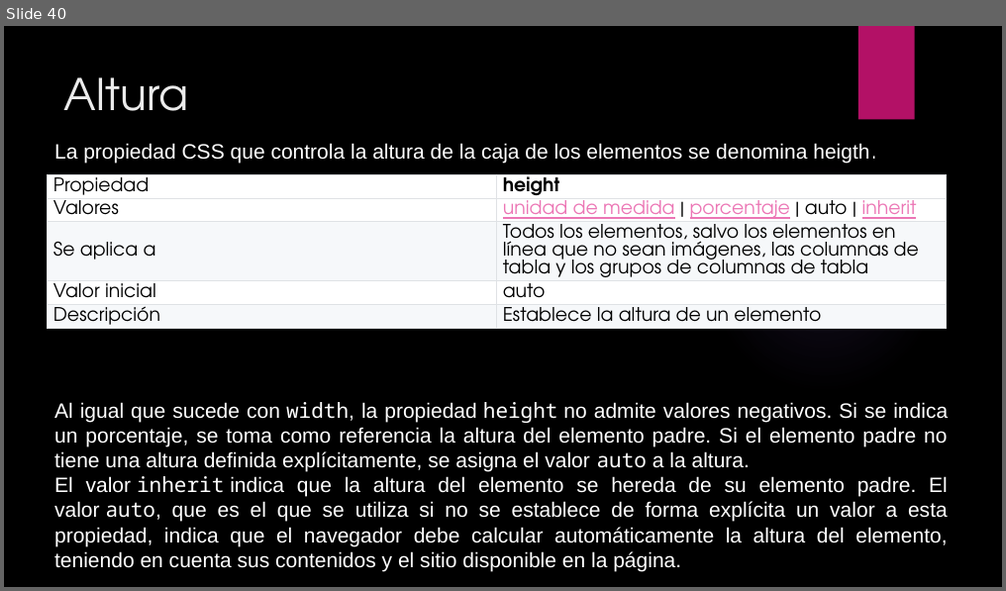
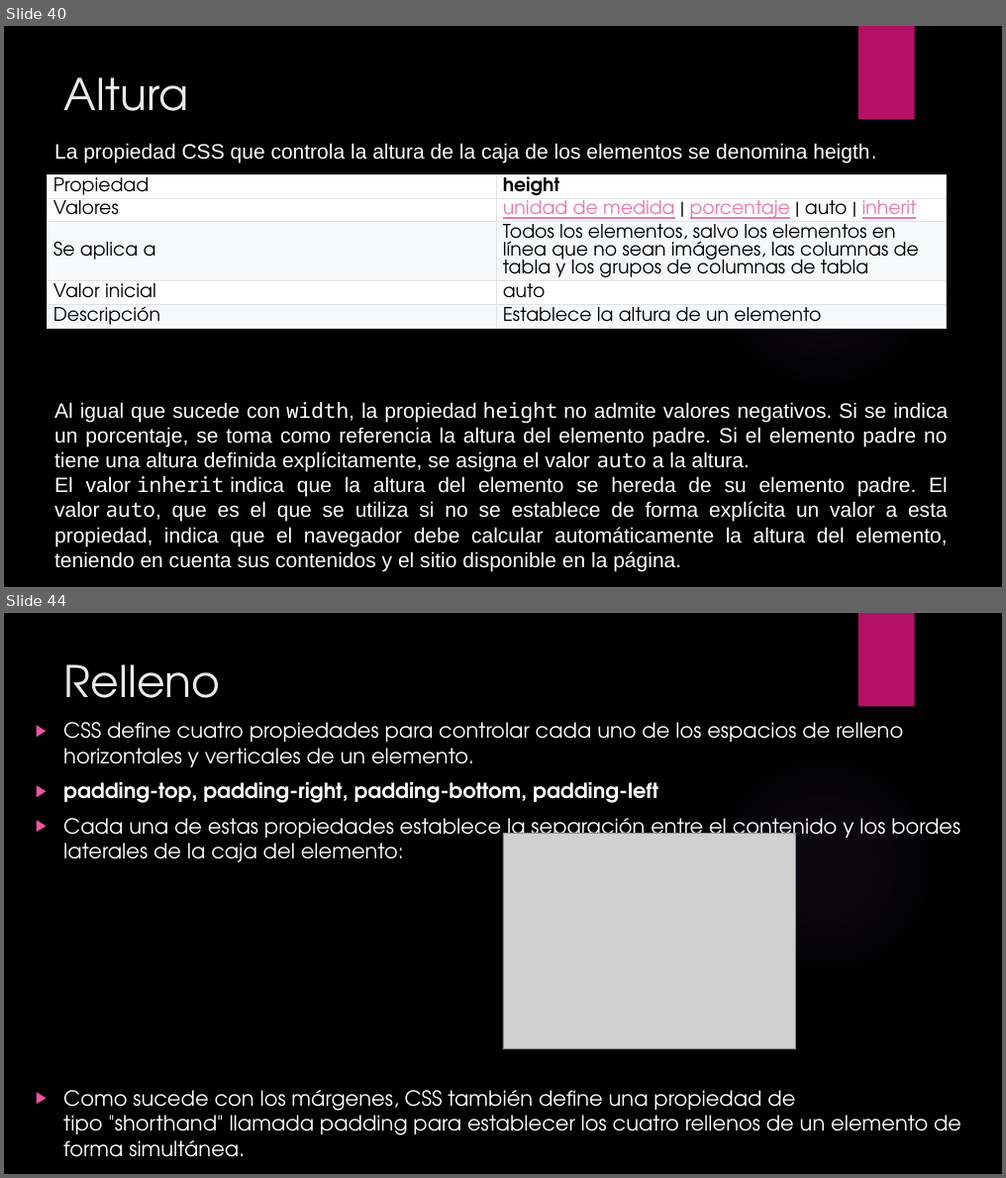
Before and after one commit to patoattie/LaboratorioIII, a slide deck: Material/CSS.pptx. Shown one above the other, each under a label of ours: slide 40 before the commit, slides 40 and 44 after it; the slides between them are not shown. The pictures are 1006x591 and 1006x1178 pixels, drawn with LibreOffice and Linux fonts; fonts in the diff are those of the drawing; grey boxes stand for pictures; background and template pictures are left out. Boxes give left, top, right and bottom in pixels: in the first picture for what was removed or moved away, otherwise in the second. Text is boxed around its words. In the diff, an @@ line names an element or a change of style, - is before the commit and + after.

```diff
--- a/Material/CSS.pptx
+++ b/Material/CSS.pptx
@@ slide 44 added at [4, 613, 1002, 1174], background picture (left out); not listed: 2 template elements that a slide beside it also shows @@
@@ title added at [64, 664, 221, 698], 42 pt, text #EBEBEB @@
+Relleno
@@ text added at [63, 722, 961, 1157], 20 pt, text #FFFFFF @@
+▶ CSS define cuatro propiedades para controlar cada uno de los espacios de relleno horizontales y verticales de un elemento.
+▶ padding-top, padding-right, padding-bottom, padding-left
+▶ Cada una de estas propiedades establece la separación entre el contenido y los bordes laterales de la caja del elemento:
+▶ Como sucede con los márgenes, CSS también define una propiedad de tipo "shorthand" llamada padding para establecer los cuatro rellenos de un elemento de forma simultánea.
@@ picture added at [503, 833, 796, 1050] @@
```
Also in this commit, not shown: 33 other slides added, 1 other file.
